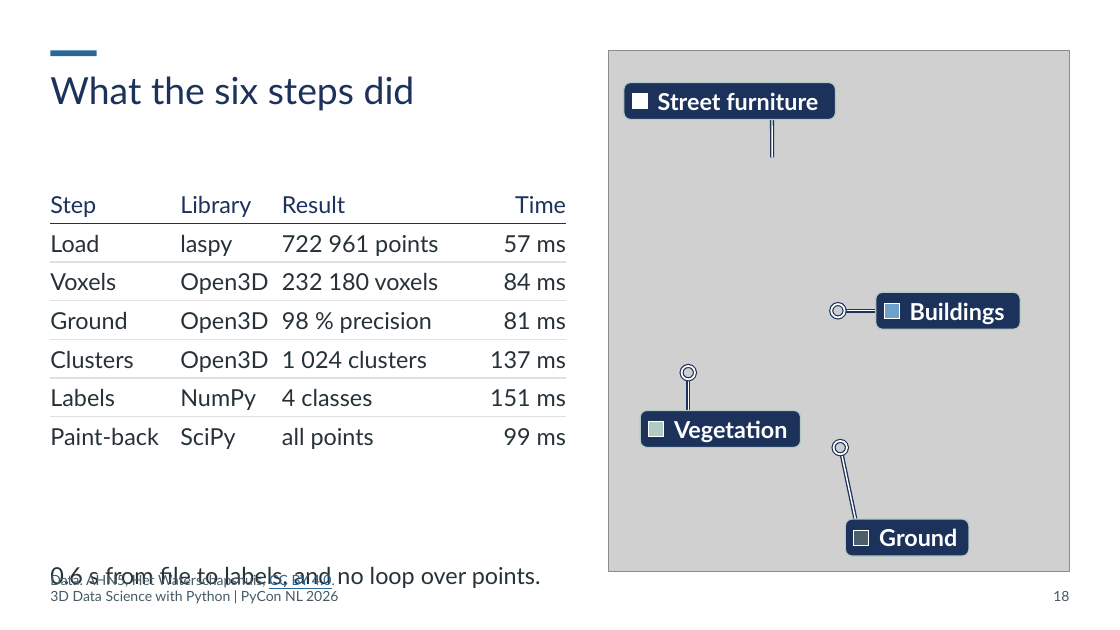
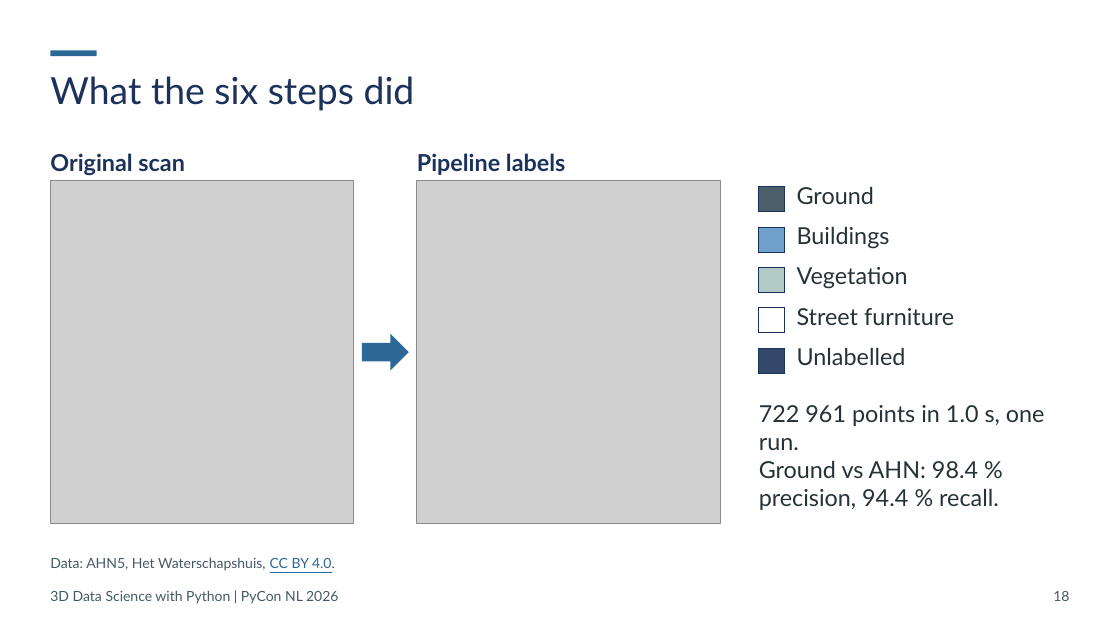
Before and after one commit to Sloppy1999/pycon-nl-2026-3d-data-science, a slide deck: slide 18 of deck/out/20261015_PyCon-NL_3D-Data-Science.pptx. Drawn at 1120x630 pixels with LibreOffice and Linux fonts; fonts in the diff are those of the drawing; grey boxes stand for pictures. Boxes give left, top, right and bottom in pixels: in the first picture for what was removed or moved away, otherwise in the second. Text is boxed around its words. In the diff, an @@ line names an element or a change of style, - is before the commit and + after.

```diff
--- a/deck/out/20261015_PyCon-NL_3D-Data-Science.pptx
+++ b/deck/out/20261015_PyCon-NL_3D-Data-Science.pptx
@@ picture removed at [608, 50, 1070, 571] @@
@@ rectangle removed at [633, 93, 648, 108] @@
@@ line removed from (772, 157) to (772, 119) @@
@@ line removed from (772, 157) to (772, 119) @@
@@ text "Pipeline labels" at [417, 153, 565, 175]: vertical alignment middle to bottom @@
@@ text added at [50, 153, 185, 176], 20 pt, text #1C325B, bold @@
+Original scan
@@ text at [417, 153, 565, 175]: text changed; text colour #263238 to #1C325B; bold on @@
-Labels
+Pipeline labels
@@ picture added at [50, 181, 354, 523] @@
@@ picture added at [417, 181, 720, 523] @@
@@ rectangle added at [759, 187, 784, 212], fill #4A5F69, outline #1C325B 0.75 pt @@
@@ text "Ground": place and size @@
-text "Ground" at [50, 311, 127, 329]
+text "Ground" at [797, 186, 874, 204]
@@ text "Ground" at [797, 186, 874, 204]: vertical alignment middle to top @@
@@ rectangle added at [759, 227, 784, 252], fill #6FA0CC, outline #1C325B 0.75 pt @@
@@ text "Buildings": place and size @@
-text "Buildings" at [876, 292, 1021, 329]
+text "Buildings" at [797, 226, 890, 249]
@@ rectangle added at [759, 267, 784, 292], fill #B1CAC5, outline #1C325B 0.75 pt @@
@@ text "Vegetation": place and size @@
-text "Vegetation" at [640, 411, 801, 448]
+text "Vegetation" at [797, 267, 908, 289]
@@ rectangle added at [759, 308, 784, 333], fill #FFFFFF, outline #1C325B 0.75 pt @@
@@ text colour #FFFFFF to #263238, bold off; vertical alignment middle to top; fill #1C325B to none; outline #B1CAC5 1 pt to none in 3 elements at [797, 226, 890, 249], [797, 267, 908, 289], [797, 308, 954, 325] @@
@@ text "Street furniture": place and size @@
-text "Street furniture" at [624, 82, 836, 119]
+text "Street furniture" at [797, 308, 954, 325]
@@ group removed at [832, 303, 900, 318]: 2 lines, 2 ellipses, 1 rectangle @@
@@ right arrow added at [362, 334, 409, 371], fill #2B6797 @@
@@ rectangle added at [759, 348, 784, 373], fill #34486B, outline #1C325B 0.75 pt @@
@@ text added at [797, 347, 906, 365], 20 pt, text #263238 @@
+Unlabelled
@@ group removed at [50, 195, 566, 449]: 26 texts, 6 lines @@
-Step
-Library
-Result
-Time
-Load
-laspy
-722 961 points
-57 ms
-Voxels
-Open3D
-232 180 voxels
-84 ms
-Open3D
-98 % precision
-81 ms
-Clusters
-Open3D
-1 024 clusters
-137 ms
-NumPy
-4 classes
-151 ms
-Paint-back
-SciPy
-all points
-99 ms
@@ text added at [759, 405, 1045, 510], 20 pt, text #263238 @@
+722 961 points in 1.0 s, one run.
+Ground vs AHN: 98.4 % precision, 94.4 % recall.
@@ group removed at [649, 366, 695, 437]: 2 lines, 2 ellipses, 1 rectangle @@
@@ group removed at [833, 441, 969, 556]: 2 lines, 2 ellipses, 1 rounded rectangle, 1 rectangle @@
-Ground
@@ text "Data: AHN5, Het Waterschapshuis, CC ...": place and size @@
-text "Data: AHN5, Het Waterschapshuis, CC ..." at [50, 572, 335, 588]
+text "Data: AHN5, Het Waterschapshuis, CC ..." at [50, 557, 335, 571]
@@ text removed at [50, 566, 541, 589] @@
-0.6 s from file to labels, and no loop over points.
```
Also in this commit, not shown: 13 other slides changed, 46 other files.
